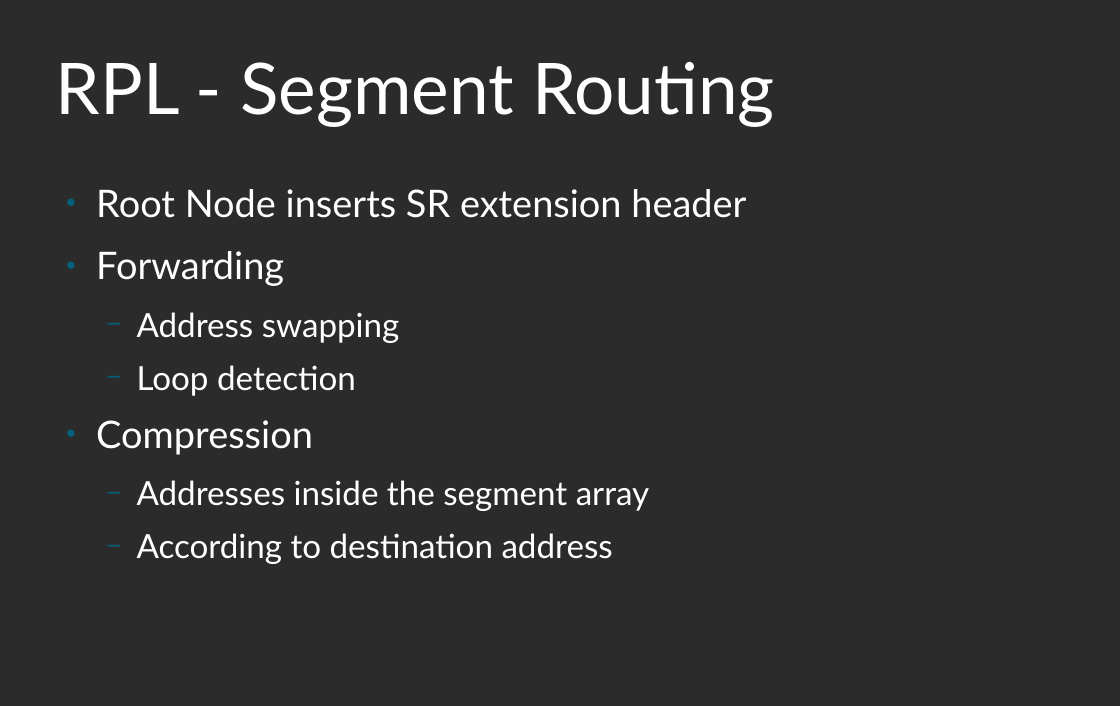
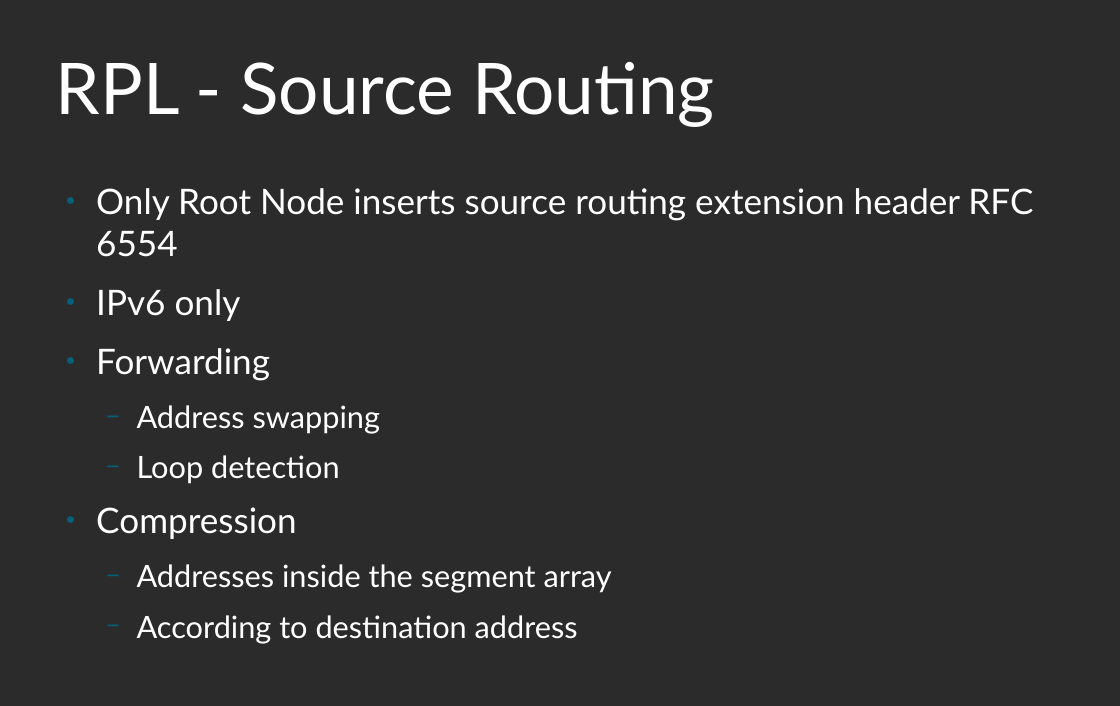
Before and after one commit to linux-wpan/wpan-misc, a slide deck: slide 7 of conferences/netdev_0x14/slides/slides.odp. Drawn at 1120x706 pixels with LibreOffice and Linux fonts; fonts in the diff are those of the drawing; background and template pictures are left out; a plain dark background stands for a picture behind light text. Boxes give left, top, right and bottom in pixels: in the first picture for what was removed or moved away, otherwise in the second. Text is boxed around its words. In the diff, an @@ line names an element or a change of style, - is before the commit and + after.

```diff
--- a/conferences/netdev_0x14/slides/slides.odp
+++ b/conferences/netdev_0x14/slides/slides.odp
@@ title at <box>56,62,715,127</box>: text changed @@
-RPL - Segment Routing
+RPL - Source Routing
@@ text at <box>96,188,1033,321</box>: text changed; size 32 to 29.6 pt @@
-● Root Node inserts SR extension header
+● Only Root Node inserts source routing extension header RFC 6554
+● IPv6 only
@@ text at <box>96,348,612,644</box>: size 32 to 29.6 pt in "Forwarding", "Compression"; size 28 to 25.9 pt in "Address swapping", "Loop detection", "Addresses inside the segment array", "According to destination address" @@
```
Also in this commit, not shown: 6 other slides changed.
